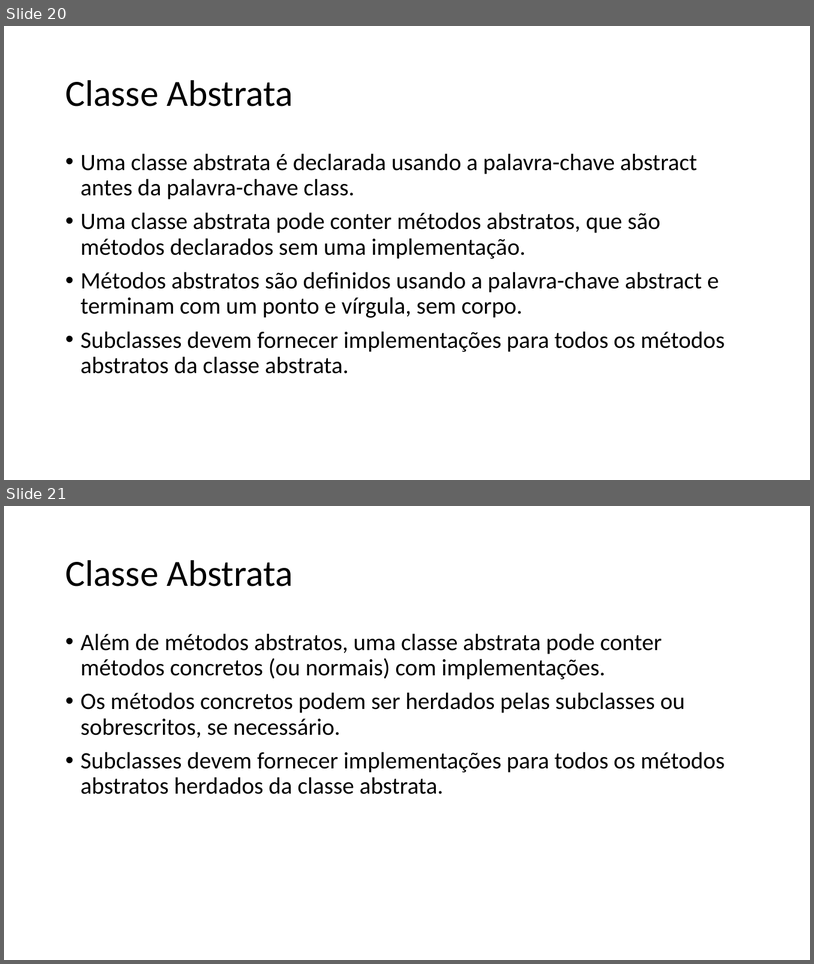
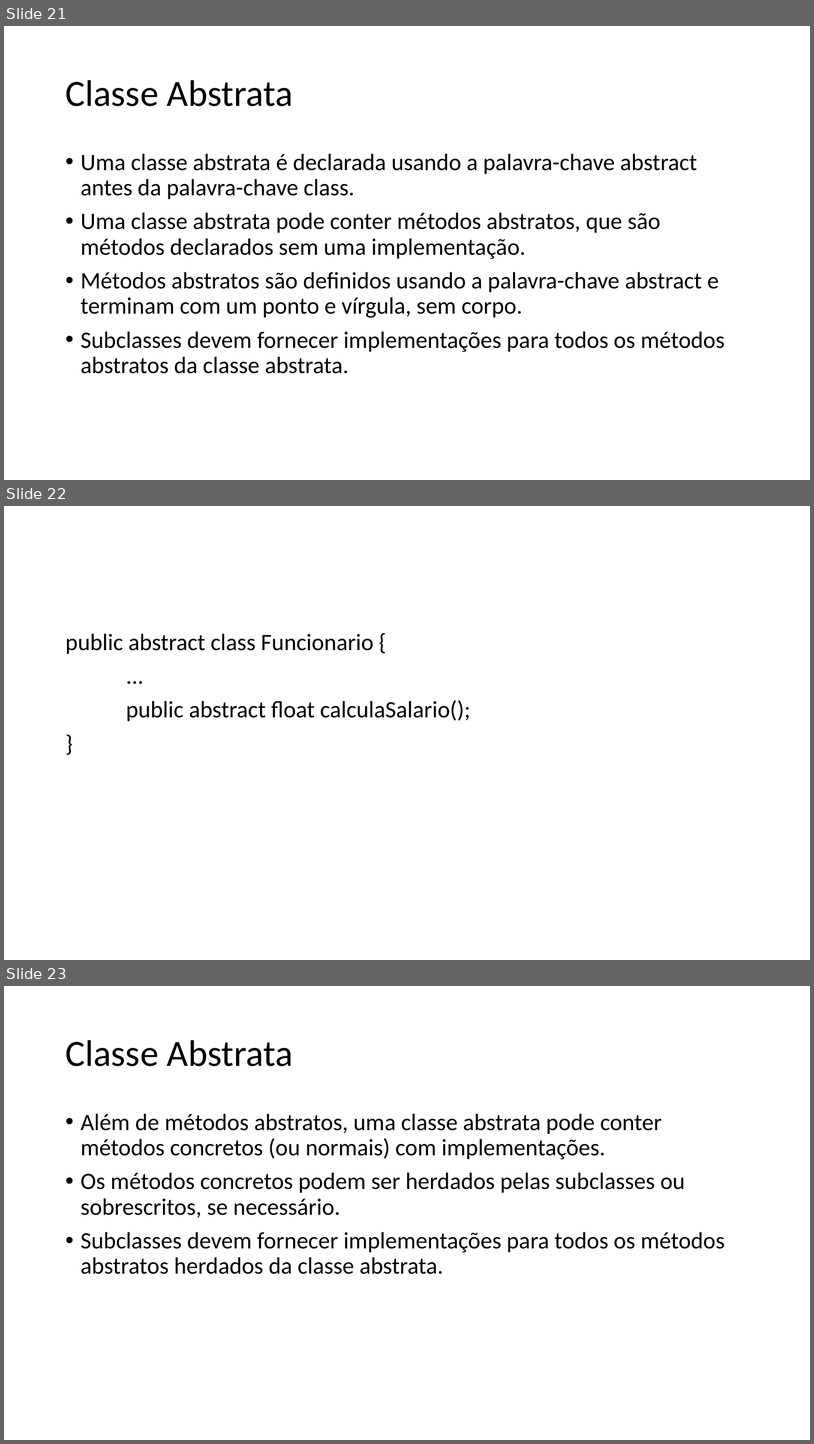
Before and after one commit to dfpires/poo-20251d, a slide deck: material de estudo/Herança.pptx. Shown one above the other, each under a label of ours: slides 20 and 21 before the commit, slides 21, 22 and 23 after it. The pictures are 814x964 and 814x1444 pixels, drawn with LibreOffice and Linux fonts; fonts in the diff are those of the drawing. Boxes give left, top, right and bottom in pixels: in the first picture for what was removed or moved away, otherwise in the second. Text is boxed around its words. In the diff, an @@ line names an element or a change of style, - is before the commit and + after.

```diff
--- a/material de estudo/Herança.pptx
+++ b/material de estudo/Herança.pptx
@@ slide 22 added at (x1=4, y1=506, x2=810, y2=960), background #FFFFFF @@
@@ text added at (x1=65, y1=633, x2=471, y2=721), 28 pt, text #000000 @@
+public abstract class Funcionario {
+...
+public abstract float calculaSalario();
+}
@@ what was slide 20 is now slide 21 @@
@@ what was slide 21 is now slide 23 @@
```
Also in this commit, not shown: 3 slides changed, 1 other slide added, 3 other files.
